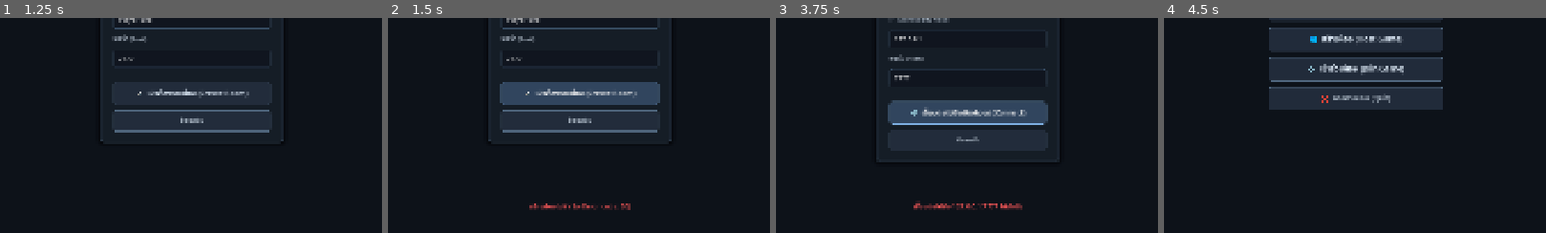
Above: before the commit, frames 1-4 (left to right).
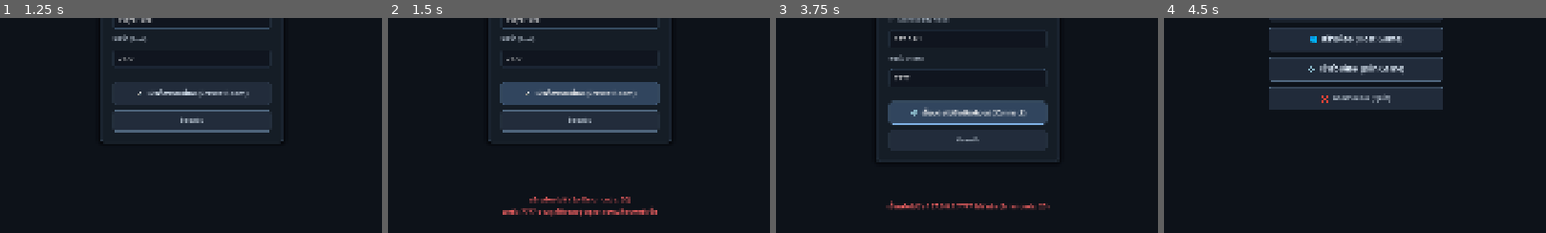
Above: after the commit, the same moments.

Repository: fimlnwza007/In-the-dark
Game: Godot game, scene res://Scenes/start_scene.tscn
Same seed, same stepped clock (60 frames per second), same inputs: the game is played once before the commit and once after it.
Inputs:
- Up to frame 1 (1.25 s): click "🌐 สร้างห้อง (Host Game)" at 0.5 s
- Up to frame 2 (1.5 s): click "🚀 เปิดห้องรอเพื่อน (Create Ro…" at 1.25 s
- Up to frame 3 (3.75 s): click "ย้อนกลับ" at 2 s; click "🔗 เข้าร่วมห้อง (Join Game)" at 2.75 s; click "🔗 เชื่อมต่อไปยังเซิร์ฟเวอร์ (…" at 3.5 s
- Up to frame 4 (4.5 s): click "ย้อนกลับ" at 4.25 s
The pictures show only the part of the screen within x 25-75%, y 50-100%; the shares and areas given below are measured in that part.

Frame 1 is identical in both runs. In frame 2, 1.8% of the frame differs, in the area x 30-71%, y 83-93%; in frame 3, 0.9%; in frame 4, nothing differs.

Commit message:
fixed a bug

Diff:
--- a/Scenes/start_scene.tscn
+++ b/Scenes/start_scene.tscn
@@ -93,6 +93,7 @@
 anchor_bottom = 1.0
 grow_horizontal = 2
 grow_vertical = 2
+mouse_filter = 2
 script = ExtResource("1_82sop")
 
 [node name="CanvasLayer" type="CanvasLayer" parent="." unique_id=416399655]
@@ -103,6 +104,7 @@
 anchor_bottom = 1.0
 grow_horizontal = 2
 grow_vertical = 2
+mouse_filter = 2
 theme_override_styles/panel = SubResource("StyleBoxFlat_bg")
 
 [node name="HeaderContainer" type="VBoxContainer" parent="CanvasLayer" unique_id=1090240121]
@@ -114,6 +116,7 @@
 offset_right = 400.0
 offset_bottom = 230.0
 grow_horizontal = 2
+mouse_filter = 2
 theme_override_constants/separation = 8
 
 [node name="Title" type="Label" parent="CanvasLayer/HeaderContainer" unique_id=1777466976]
--- a/Scripts/network_manager.gd
+++ b/Scripts/network_manager.gd
@@ -1,7 +1,7 @@
 extends Node
 
-## NetworkManager: ควบคุมระบบ Multiplayer ผ่าน ENet
-## รองรับทั้ง Host (Server), Client (Join) และ Offline (Single Player)
+## NetworkManager: ควบคุมระบบ Multiplayer
+## รองรับทั้ง WebSocket (สำหรับ Web/Mobile/PC cross-play) และ ENet (สำหรับ Desktop/Mobile LAN)
 
 signal connection_succeeded
 signal connection_failed
@@ -18,10 +18,10 @@
 var is_online: bool = false
 var my_name: String = "Player"
 var my_peer_id: int = 1
-# players: id -> { "name": String, "id": int }
+# players: id -> { "name": String, "id": int, "is_host": bool }
 var players: Dictionary = {}
 
-var peer: ENetMultiplayerPeer = null
+var peer: MultiplayerPeer = null
 
 func _ready() -> void:
 	multiplayer.peer_connected.connect(_on_peer_connected)
@@ -34,12 +34,26 @@
 func host_game(port: int, player_name: String, max_clients: int = MAX_PLAYERS) -> Error:
 	close_connection()
 
-	peer = ENetMultiplayerPeer.new()
-	var error = peer.create_server(port, max_clients)
-	if error != OK:
-		var err_msg = "สร้างห้องไม่สำเร็จ (Error code: %d)" % error
+	# Web browser ไม่สามารถเปิดพอร์ตเพื่อเป็น Server ได้ (ข้อจำกัดด้านความปลอดภัยของ Web)
+	if OS.has_feature("web"):
+		var err_msg = "⚠️ เบราว์เซอร์ไม่สามารถเป็น Host สร้างห้องได้เนื่องจากข้อจำกัดความปลอดภัยของ Web\nกรุณาสร้างห้องจากเกมบนคอมพิวเตอร์ (PC) แล้วใช้ Web เข้าเล่นผ่าน 'เข้าร่วมห้อง (Join)' ครับ"
 		status_message_updated.emit(err_msg, true)
-		return error
+		return ERR_UNAVAILABLE
+
+	# บน Desktop/PC: ใช้ WebSocketServer เพื่อให้ทั้ง Web (มือถือ/คอม) และตัวเกมปกติเล่นร่วมกันได้
+	var ws_peer = WebSocketMultiplayerPeer.new()
+	var error = ws_peer.create_server(port)
+	if error == OK:
+		peer = ws_peer
+	else:
+		# ถ้า WebSocket ไม่ผ่าน ลองใช้ ENet สำรอง
+		var enet_peer = ENetMultiplayerPeer.new()
+		error = enet_peer.create_server(port, max_clients)
+		if error != OK:
+			var err_msg = "สร้างห้องไม่สำเร็จ (Error code: %d)\nพอร์ต %d อาจถูกใช้งานอยู่ กรุณาลองเปลี่ยนพอร์ตอื่น" % [error, port]
+			status_message_updated.emit(err_msg, true)
+			return error
+		peer = enet_peer
 
 	multiplayer.multiplayer_peer = peer
 	is_online = true
@@ -55,7 +69,7 @@
 		"is_host": true
 	}
 
-	status_message_updated.emit("สร้างห้องสำเร็จที่พอร์ต %d" % port, false)
+	status_message_updated.emit("สร้างห้องสำเร็จที่พอร์ต %d (รอผู้เล่นอื่นเข้าร่วม...)" % port, false)
 	player_list_updated.emit()
 	return OK
 
@@ -67,12 +81,34 @@
 	if target_ip.is_empty():
 		target_ip = DEFAULT_IP
 
-	peer = ENetMultiplayerPeer.new()
-	var error = peer.create_client(target_ip, port)
-	if error != OK:
-		var err_msg = "เชื่อมต่อไปยัง %s:%d ไม่สำเร็จ" % [target_ip, port]
-		status_message_updated.emit(err_msg, true)
-		return error
+	var url = target_ip
+	if not url.begins_with("ws://") and not url.begins_with("wss://"):
+		url = "ws://" + target_ip + ":" + str(port)
+
+	# บน Web ต้องเชื่อมต่อผ่าน WebSocket เท่านั้น (Web ไม่รองรับ UDP/ENet)
+	if OS.has_feature("web"):
+		var ws_peer = WebSocketMultiplayerPeer.new()
+		var error = ws_peer.create_client(url)
+		if error != OK:
+			var err_msg = "ไม่สามารถเชื่อมต่อ WebSocket ไปที่ %s ได้ (Error: %d)" % [url, error]
+			status_message_updated.emit(err_msg, true)
+			return error
+		peer = ws_peer
+	else:
+		# บน Desktop/Mobile Native ลองเชื่อมต่อ WebSocket ก่อน
+		var ws_peer = WebSocketMultiplayerPeer.new()
+		var error = ws_peer.create_client(url)
+		if error == OK:
+			peer = ws_peer
+		else:
+			# ถ้าไม่ได้ ให้ลอง ENet สำรอง
+			var enet_peer = ENetMultiplayerPeer.new()
+			error = enet_peer.create_client(target_ip, port)
+			if error != OK:
+				var err_msg = "เชื่อมต่อไปยัง %s:%d ไม่สำเร็จ (Error code: %d)" % [target_ip, port, error]
+				status_message_updated.emit(err_msg, true)
+				return error
+			peer = enet_peer
 
 	multiplayer.multiplayer_peer = peer
 	is_online = true
@@ -80,10 +116,10 @@
 	if my_name.is_empty():
 		my_name = "Player"
 
-	status_message_updated.emit("กำลังเชื่อมต่อไปยัง %s:%d..." % [target_ip, port], false)
+	status_message_updated.emit("กำลังเชื่อมต่อไปยัง %s..." % url, false)
 	return OK
 
-## เล่นคนเดียว (Single Player)
+## เล่นคนเดียว (Single Player - ออฟไลน์สมบูรณ์)
 func start_singleplayer(player_name: String = "Player") -> void:
 	close_connection()
 	is_online = false
@@ -129,7 +165,6 @@
 		"id": sender_id,
 		"is_host": false
 	}
-	# Server ส่งรายชื่อผู้เล่นล่าสุดให้กับทุกคน
 	_sync_player_list.rpc(players)
 	player_connected.emit(sender_id, players[sender_id])
 	player_list_updated.emit()
@@ -161,18 +196,16 @@
 	my_peer_id = multiplayer.get_unique_id()
 	status_message_updated.emit("เชื่อมต่อกับเซิร์ฟเวอร์สำเร็จ!", false)
 	connection_succeeded.emit()
-	# ส่งชื่อเราไปลงทะเบียนที่ server
 	_register_player.rpc_id(1, my_name)
 
 func _on_connection_failed() -> void:
 	close_connection()
-	status_message_updated.emit("การเชื่อมต่อล้มเหลว ตรวจสอบ IP และ Port", true)
+	status_message_updated.emit("การเชื่อมต่อล้มเหลว ตรวจสอบ IP และ Port (หรือเครื่อง Host ยังไม่ได้เปิด)", true)
 	connection_failed.emit()
 
 func _on_server_disconnected() -> void:
 	close_connection()
 	status_message_updated.emit("ถูกตัดการเชื่อมต่อจากเซิร์ฟเวอร์", true)
 	server_disconnected.emit()
-	# หากอยู่ในหน้าเกม ให้กลับหน้า start_scene
 	if get_tree().current_scene and get_tree().current_scene.name != "start_scene":
 		get_tree().change_scene_to_file("res://Scenes/start_scene.tscn")
--- a/Scripts/start_menu.gd
+++ b/Scripts/start_menu.gd
@@ -22,6 +22,8 @@
 @onready var lobby_status_label: Label = _get_node_safe("LobbyStatusLabel")
 @onready var player_list: ItemList = _get_node_safe("PlayerList")
 @onready var start_game_button: Button = _get_node_safe("StartGameBtn")
+
+var _is_transitioning: bool = false
 
 func _get_node_safe(node_name: String) -> Node:
 	var n = get_node_or_null("%" + node_name)
@@ -30,6 +32,11 @@
 	return find_child(node_name, true, false)
 
 func _ready() -> void:
+	print("[StartMenu] _ready started")
+
+	# ปรับ mouse mode ให้เห็น cursor และใช้งานคลิกได้ปกติ
+	Input.mouse_mode = Input.MOUSE_MODE_VISIBLE
+
 	# สุ่มชื่อเริ่มต้นให้ผู้เล่น
 	var random_name = "Player_%03d" % (randi() % 1000)
 	if host_name_input:
@@ -43,18 +50,54 @@
 	if join_ip_input:
 		join_ip_input.text = NetworkManager.DEFAULT_IP
 
+	# ผูกปุ่มกดทั้งหมดอย่างปลอดภัย
+	_connect_buttons()
+
 	# เชื่อมต่อ Signals จาก NetworkManager
-	NetworkManager.status_message_updated.connect(_on_status_updated)
-	NetworkManager.player_list_updated.connect(_update_lobby_player_list)
-	NetworkManager.connection_failed.connect(_on_connection_failed)
-	NetworkManager.server_disconnected.connect(_on_server_disconnected)
-	NetworkManager.connection_succeeded.connect(_on_connection_succeeded)
-
-	# ปรับ mouse mode ให้เห็น cursor ในหน้าเมนู
-	Input.mouse_mode = Input.MOUSE_MODE_VISIBLE
-
-	show_panel(main_menu_panel)
-	set_status("", false)
+	if not NetworkManager.status_message_updated.is_connected(_on_status_updated):
+		NetworkManager.status_message_updated.connect(_on_status_updated)
+	if not NetworkManager.player_list_updated.is_connected(_update_lobby_player_list):
+		NetworkManager.player_list_updated.connect(_update_lobby_player_list)
+	if not NetworkManager.connection_failed.is_connected(_on_connection_failed):
+		NetworkManager.connection_failed.connect(_on_connection_failed)
+	if not NetworkManager.server_disconnected.is_connected(_on_server_disconnected):
+		NetworkManager.server_disconnected.connect(_on_server_disconnected)
+	if not NetworkManager.connection_succeeded.is_connected(_on_connection_succeeded):
+		NetworkManager.connection_succeeded.connect(_on_connection_succeeded)
+
+	show_panel(main_menu_panel)
+
+	if OS.has_feature("web"):
+		set_status("โหมดเว็บ (HTML5): แนะนำเล่น 'คนเดียว' หรือ 'เข้าร่วมห้อง' ที่เปิดบน PC", false)
+	else:
+		set_status("", false)
+	print("[StartMenu] _ready finished")
+
+## เชื่อมต่อสัญญาณ pressed ของปุ่มทั้งหมด รองรับทั้ง Mouse คลิก และ Touch บนหน้าจอ
+func _connect_buttons() -> void:
+	var button_bindings = [
+		["SinglePlayerBtn", Callable(self, "_on_single_player_btn_pressed")],
+		["HostGameBtn", Callable(self, "_on_host_game_btn_pressed")],
+		["JoinGameBtn", Callable(self, "_on_join_game_btn_pressed")],
+		["QuitBtn", Callable(self, "_on_quit_btn_pressed")],
+		["StartHostBtn", Callable(self, "_on_start_host_btn_pressed")],
+		["BackFromHostBtn", Callable(self, "_on_back_to_menu_pressed")],
+		["ConnectBtn", Callable(self, "_on_connect_btn_pressed")],
+		["BackFromJoinBtn", Callable(self, "_on_back_to_menu_pressed")],
+		["StartGameBtn", Callable(self, "_on_start_game_btn_pressed")],
+		["LeaveLobbyBtn", Callable(self, "_on_leave_lobby_btn_pressed")]
+	]
+
+	for binding in button_bindings:
+		var btn_name: String = binding[0]
+		var cb: Callable = binding[1]
+		var btn = _get_node_safe(btn_name) as Button
+		if btn:
+			if not btn.pressed.is_connected(cb):
+				btn.pressed.connect(cb)
+			print("[StartMenu] Button bound: ", btn_name)
+		else:
+			push_warning("[StartMenu] Button not found: " + btn_name)
 
 func show_panel(target: Control) -> void:
 	if main_menu_panel:
@@ -70,32 +113,46 @@
 	if not status_label:
 		return
 	status_label.text = text
-	status_label.modulate = Color(1.0, 0.35, 0.35) if is_error else Color(0.65, 0.9, 0.65)
+	status_label.modulate = Color(1.0, 0.4, 0.4) if is_error else Color(0.65, 0.9, 0.65)
 
 # --- Button Handlers ---
 
 func _on_single_player_btn_pressed() -> void:
+	print("[StartMenu] Single Player button clicked!")
+	if _is_transitioning:
+		return
+	_is_transitioning = true
+
 	set_status("กำลังเข้าสู่เกม...", false)
-	var p_name = host_name_input.text if host_name_input else "Player"
+	var p_name = host_name_input.text if (host_name_input and not host_name_input.text.is_empty()) else "Player"
 	NetworkManager.start_singleplayer(p_name)
 
 func _on_host_game_btn_pressed() -> void:
+	print("[StartMenu] Host Game button clicked!")
+	if OS.has_feature("web"):
+		set_status("⚠️ บนเว็บบราวเซอร์ไม่สามารถเป็น Host ได้ ให้สร้างห้องบน PC แล้วใช้มือถือเข้าร่วม (Join) ครับ", true)
+		return
+
 	set_status("")
 	show_panel(host_panel)
 
 func _on_join_game_btn_pressed() -> void:
+	print("[StartMenu] Join Game button clicked!")
 	set_status("")
 	show_panel(join_panel)
 
 func _on_quit_btn_pressed() -> void:
+	print("[StartMenu] Quit button clicked!")
 	get_tree().quit()
 
 func _on_back_to_menu_pressed() -> void:
+	print("[StartMenu] Back to menu button clicked!")
 	NetworkManager.close_connection()
 	set_status("")
 	show_panel(main_menu_panel)
 
 func _on_start_host_btn_pressed() -> void:
+	print("[StartMenu] Start Host button clicked!")
 	var name_text = host_name_input.text.strip_edges() if host_name_input else "Host"
 	var port_text = host_port_input.text.strip_edges() if host_port_input else "7777"
 	var port = port_text.to_int() if port_text.is_valid_int() else NetworkManager.DEFAULT_PORT
@@ -110,6 +167,7 @@
 		_update_lobby_player_list()
 
 func _on_connect_btn_pressed() -> void:
+	print("[StartMenu] Connect button clicked!")
 	var name_text = join_name_input.text.strip_edges() if join_name_input else "Player"
 	var ip_text = join_ip_input.text.strip_edges() if join_ip_input else "127.0.0.1"
 	var port_text = join_port_input.text.strip_edges() if join_port_input else "7777"
@@ -125,10 +183,12 @@
 			lobby_status_label.text = "กำลังเชื่อมต่อไปยัง %s:%d..." % [ip_text, port]
 
 func _on_start_game_btn_pressed() -> void:
+	print("[StartMenu] Start Game (Host) button clicked!")
 	if multiplayer.is_server():
 		NetworkManager.request_start_game()
 
 func _on_leave_lobby_btn_pressed() -> void:
+	print("[StartMenu] Leave Lobby button clicked!")
 	NetworkManager.close_connection()
 	show_panel(main_menu_panel)
 	set_status("ออกจากห้องแล้ว", false)
@@ -139,17 +199,18 @@
 	set_status(message, is_error)
 
 func _on_connection_succeeded() -> void:
+	print("[StartMenu] Connected to server successfully!")
 	if lobby_status_label:
 		lobby_status_label.text = "เชื่อมต่อสำเร็จแล้ว! รอ Host เริ่มเกม..."
 	_update_lobby_player_list()
 
 func _on_connection_failed() -> void:
+	print("[StartMenu] Connection failed!")
 	show_panel(join_panel)
-	set_status("เชื่อมต่อไม่สำเร็จ กรุณาตรวจสอบ IP หรือพอร์ต", true)
 
 func _on_server_disconnected() -> void:
-	show_panel(main_menu_panel)
-	set_status("เซิร์ฟเวอร์ถูกปิด หรือหลุดจากการเชื่อมต่อ", true)
+	print("[StartMenu] Server disconnected!")
+	show_panel(main_menu_panel)
 
 func _update_lobby_player_list() -> void:
 	if not is_instance_valid(player_list):
--- a/project.godot
+++ b/project.godot
@@ -39,7 +39,7 @@
 [input_devices]
 
 pointing/emulate_touch_from_mouse=true
-pointing/emulate_mouse_from_touch=false
+pointing/emulate_mouse_from_touch=true
 
 [rendering]
 
